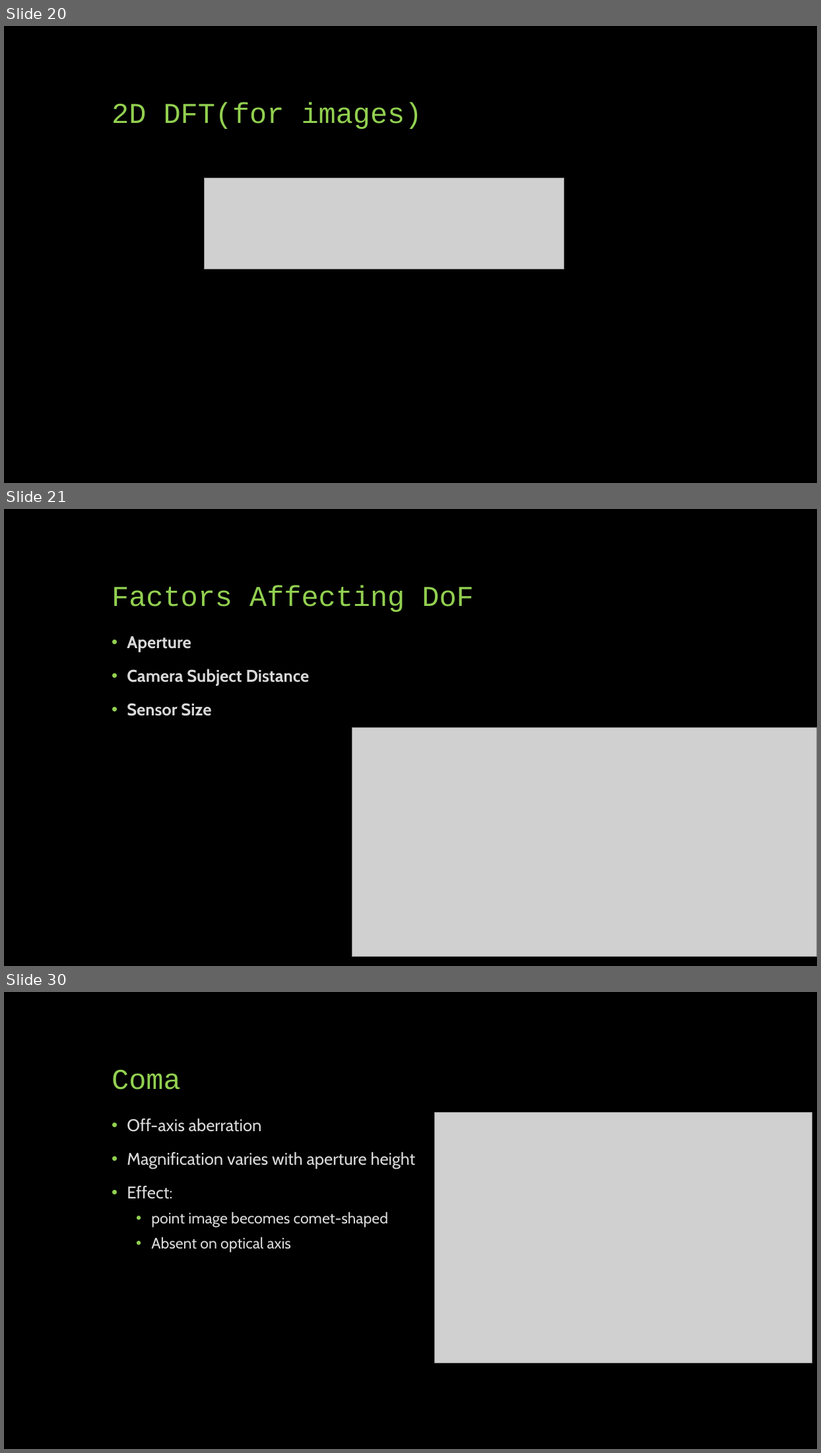
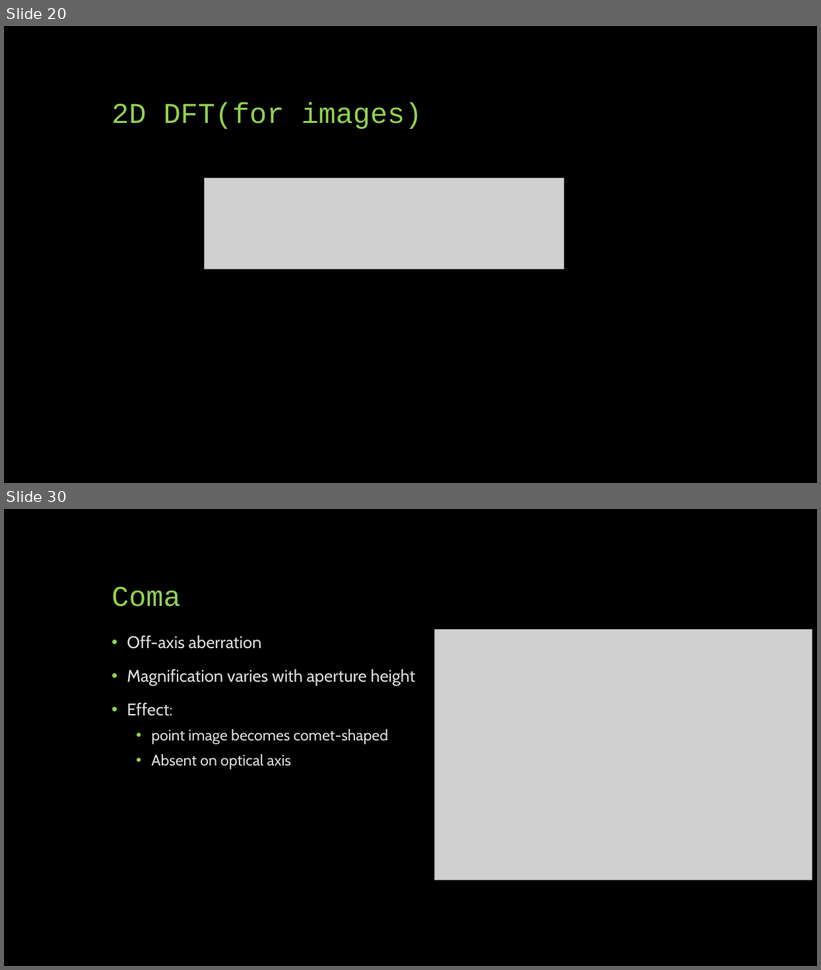
Before and after one commit to SreejithRajan-Lab/Computer-Vision, a slide deck: Presentations/Computer Vision – Module 2.pptx. Shown one above the other, each under a label of ours: slides 20, 21 and 30 before the commit, slides 20 and 30 after it; the slides between them are not shown. The pictures are 821x1453 and 821x970 pixels, drawn with LibreOffice and Linux fonts; fonts in the diff are those of the drawing; grey boxes stand for pictures. Boxes give left, top, right and bottom in pixels: in the first picture for what was removed or moved away, otherwise in the second. Text is boxed around its words. In the diff, an @@ line names an element or a change of style, - is before the commit and + after.

```diff
--- a/Presentations/Computer Vision – Module 2.pptx
+++ b/Presentations/Computer Vision – Module 2.pptx
@@ slide 21 removed at (4,509,817,966), background #000000 @@
@@ title removed at (112,585,473,612) @@
-Factors Affecting DoF
@@ text removed at (127,636,310,716) @@
-• Aperture
-• Camera Subject Distance
-• Sensor Size
@@ picture removed at (352,728,817,956) @@
```
Also in this commit, not shown: 9 slides added, 8 other slides removed, 1 other file.
